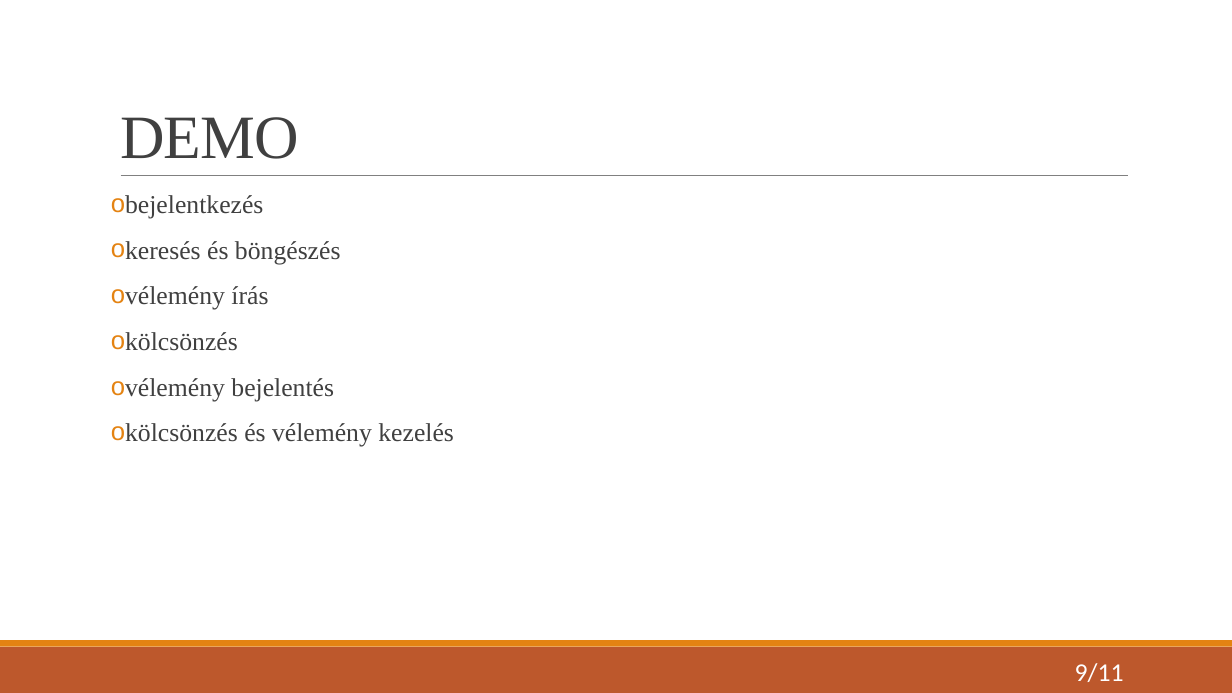
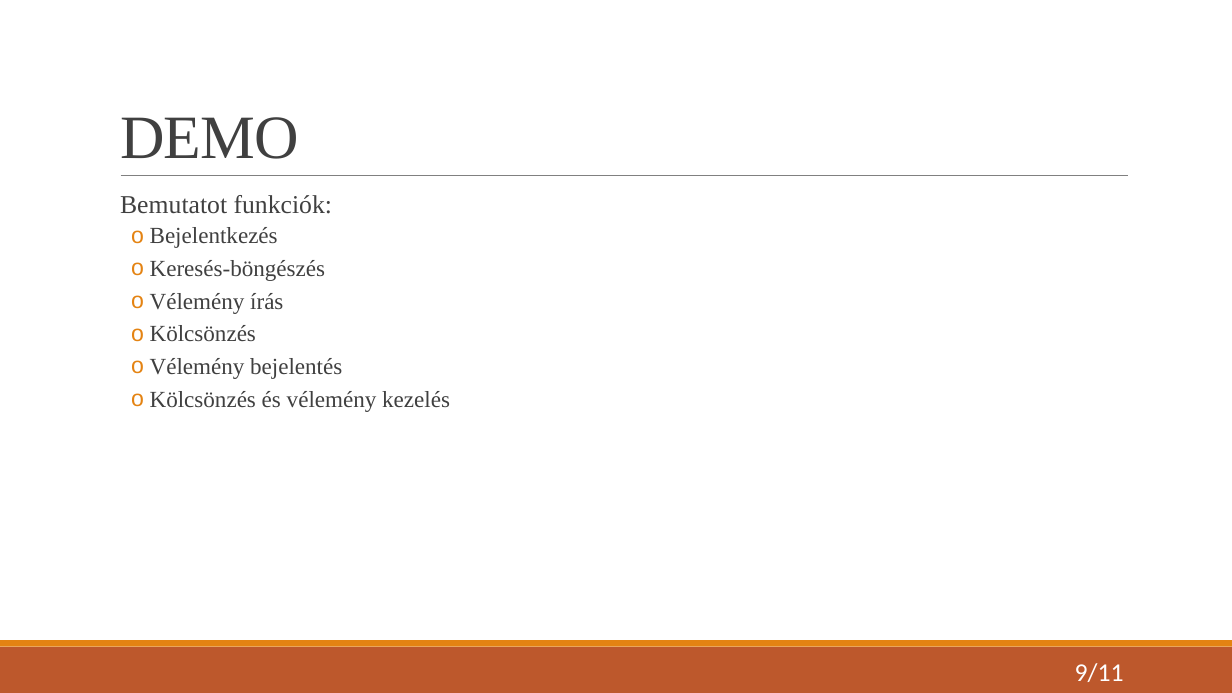
Before and after one commit to KristofKovacs2005/MediaHub, a slide deck: slide 9 of Vizsgaremek - Mediahub.pptx. Drawn at 1232x693 pixels with LibreOffice and Linux fonts; fonts in the diff are those of the drawing. Boxes give left, top, right and bottom in pixels: in the first picture for what was removed or moved away, otherwise in the second. Text is boxed around its words. In the diff, an @@ line names an element or a change of style, - is before the commit and + after.

```diff
--- a/Vizsgaremek - Mediahub.pptx
+++ b/Vizsgaremek - Mediahub.pptx
@@ text at bbox=[120, 195, 450, 412]: text changed; size 20 to 18 pt @@
-o bejelentkezés
-o keresés és böngészés
-o vélemény írás
-o kölcsönzés
-o vélemény bejelentés
-o kölcsönzés és vélemény kezelés
+  Bemutatot funkciók:
+  o Bejelentkezés
+  o Keresés-böngészés
+  o Vélemény írás
+  o Kölcsönzés
+  o Vélemény bejelentés
+  o Kölcsönzés és vélemény kezelés
```
Also in this commit, not shown: 10 other slides changed.
